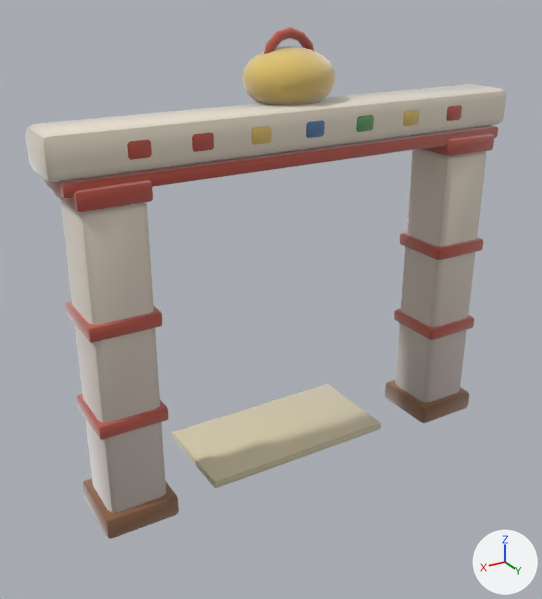
The glTF model assets/models/gates/b45f20ad.glb as it was, and as the next commit left it.
Camera for both pictures: a camera (50 mm lens) standing at (4.26, 6.55, 5.36) and looking at (0.16, -0.28, 1.95). The lights are fixed; the arrows at lower right show +X, +Y and +Z. The first picture is the older version. Vertices at exactly the same position are counted once.

Before the edit, the objects in view are built like this:
```python
me_gate_b45f20ad = bpy.data.meshes.new('gate_b45f20ad')
me_gate_b45f20ad.from_pydata(...)  # 1558 vertices, 3032 faces; spans x -2.71..2.71, y -1.0..0.41, z -0.01..4.9
me_gate_b45f20ad.materials.append(mat_clay__f2e6d2_0_93)
me_gate_b45f20ad.materials.append(mat_clay__c0503e_0_93)
me_gate_b45f20ad.materials.append(mat_clay__8a5a34_0_93)
me_gate_b45f20ad.materials.append(mat_clay__e8c86a_0_93)
me_gate_b45f20ad.materials.append(mat_clay__5fa05f_0_93)
me_gate_b45f20ad.materials.append(mat_clay__4e7ca8_0_93)
me_gate_b45f20ad.materials.append(mat_clay__e8c86a_0_95)
me_gate_b45f20ad.materials.append(mat_clay__c0503e_0_92)
me_gate_b45f20ad.materials.append(mat_clay__d8cca8_0_93)
ob_gate_b45f20ad = bpy.data.objects.new('gate_b45f20ad', me_gate_b45f20ad)
ob_gate_b45f20ad.location = (0.0, 0.0, 0.0)
```
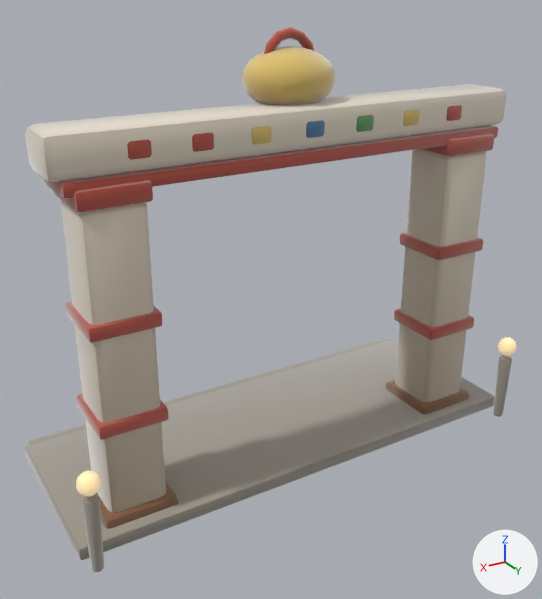
Where the change shows, as pixel boxes (x1, y1, x2, y2) in the pictures (542 x 599 px):
```json
{"object": "gate_b45f20ad", "change": "reshaped", "before": [25, 27, 506, 539], "after": [25, 27, 517, 572], "on screen": "6% taller"}
{"part": 1, "of": "me_gate_b45f20ad", "change": "added", "after": [28, 338, 389, 445]}
{"part": 2, "of": "me_gate_b45f20ad", "change": "added", "after": [76, 470, 101, 497], "on screen": "beige"}
{"part": 3, "of": "me_gate_b45f20ad", "change": "added", "after": [493, 355, 512, 417]}
{"part": 4, "of": "me_gate_b45f20ad", "change": "added", "after": [82, 494, 104, 572]}
{"part": 5, "of": "me_gate_b45f20ad", "change": "added", "after": [25, 339, 495, 560]}
{"part": 6, "of": "me_gate_b45f20ad", "change": "added", "after": [498, 337, 517, 356]}
{"part": 7, "of": "me_gate_b45f20ad", "change": "edited", "before": [25, 30, 506, 529], "after": [25, 30, 506, 529], "on screen": "looks the same"}
```

The change, as JSON lines over the scene's bpy script:
```json
{"op": "add", "block": "mat_clay__9e978a_0_93", "code": ["mat_clay__9e978a_0_93 = bpy.data.materials.new('clay_#9E978A_0.93_-')", "# nodes: BsdfPrincipled, Mix, OutputMaterial, VertexColor", "# colours: grey #9e978a, mixed with the vertex colours"]}
{"op": "add", "block": "mat_clay__ffe2a8_0_95__ffe2a8", "code": ["mat_clay__ffe2a8_0_95__ffe2a8 = bpy.data.materials.new('clay_#FFE2A8_0.95_#FFE2A8')", "# nodes: BsdfPrincipled, Mix, OutputMaterial, VertexColor", "# colours: beige #bca67a, beige #ffe2a8, mixed with the vertex colours"]}
{"op": "add", "block": "mat_clay__b9b2a2_0_93", "code": ["mat_clay__b9b2a2_0_93 = bpy.data.materials.new('clay_#B9B2A2_0.93_-')", "# nodes: BsdfPrincipled, Mix, OutputMaterial, VertexColor", "# colours: grey #b9b2a2, mixed with the vertex colours"]}
{"block": "me_gate_b45f20ad", "where": "# used by ob_gate_b45f20ad; location = (0.0, 0.0, 0.0)"}
{"op": "remove", "block": "me_gate_b45f20ad", "code": "me_gate_b45f20ad.from_pydata(...)  # 1558 vertices, 3032 faces; spans x -2.71..2.71, y -1.0..0.41, z -0.01..4.9"}
{"op": "add", "block": "me_gate_b45f20ad", "code": "me_gate_b45f20ad.from_pydata(...)  # 2058 vertices, 4004 faces; spans x -2.88..2.89, y -1.71..0.83, z -0.01..4.9"}
{"block": "me_gate_b45f20ad", "change": "me_gate_b45f20ad part 1: the loose piece of 56 vertices spanning x -2.58..2.58, y -0.32..0.32, z 3.61..3.76 is copied, and the copy is scaled about its middle by (1.09, 0.516, 0.848), then moved by (0.0, -1.54, -3.62), in mat_clay__9e978a_0_93; it spans x -2.81..2.81, y -1.71..-1.37, z 0.0..0.12"}
{"block": "me_gate_b45f20ad", "change": "me_gate_b45f20ad part 2: a new loose piece, a UV sphere (10 segments, 6 rings, poles along z) spanning x 2.63..2.87, y 0.6..0.83, z 0.9..1.14, in mat_clay__ffe2a8_0_95__ffe2a8"}
{"block": "me_gate_b45f20ad", "change": "me_gate_b45f20ad part 3: a new loose piece of 114 vertices spanning x -2.84..-2.67, y 0.64..0.8, z 0.0..0.86, in mat_clay__9e978a_0_93"}
{"block": "me_gate_b45f20ad", "change": "me_gate_b45f20ad part 4: a new loose piece of 114 vertices spanning x 2.66..2.83, y 0.63..0.8, z 0.0..0.85, in mat_clay__9e978a_0_93"}
{"block": "me_gate_b45f20ad", "change": "me_gate_b45f20ad part 5: a new loose piece of 56 vertices spanning x -2.88..2.89, y -1.55..0.55, z 0.0..0.16, in mat_clay__9e978a_0_93"}
{"block": "me_gate_b45f20ad", "change": "me_gate_b45f20ad part 6: a new loose piece of 52 vertices spanning x -2.87..-2.63, y 0.6..0.83, z 0.9..1.14, in mat_clay__ffe2a8_0_95__ffe2a8"}
{"block": "me_gate_b45f20ad", "change": "me_gate_b45f20ad part 7: 2909 kept faces spanning x -2.71..2.71, y -1.0..0.41, z -0.01..4.87 get new vertex colours"}
{"block": "me_gate_b45f20ad", "change": "other edits to the shape of me_gate_b45f20ad do not show in these pictures"}
{"op": "add", "block": "me_gate_b45f20ad", "code": "me_gate_b45f20ad.materials.append(mat_clay__9e978a_0_93)"}
{"op": "add", "block": "me_gate_b45f20ad", "code": "me_gate_b45f20ad.materials.append(mat_clay__b9b2a2_0_93)"}
{"op": "add", "block": "me_gate_b45f20ad", "code": "me_gate_b45f20ad.materials.append(mat_clay__ffe2a8_0_95__ffe2a8)"}
```
